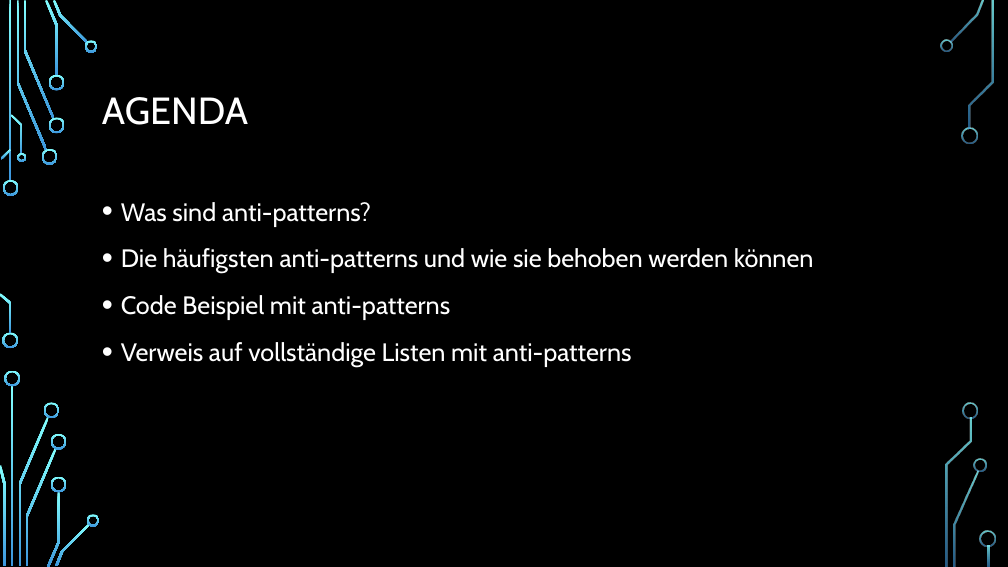
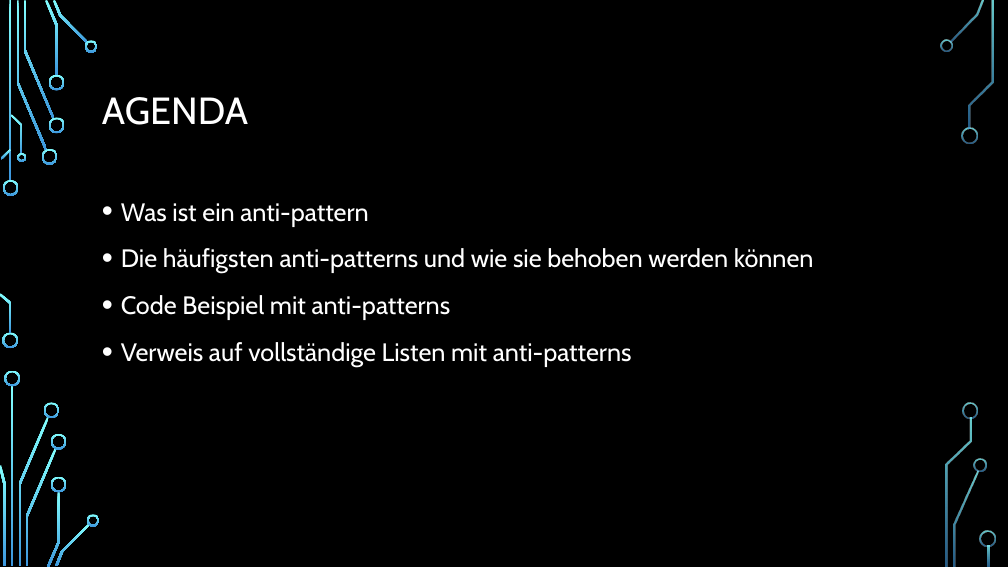
Before and after one commit to joshuaschu/E-Portfolio_Anti-Patterns, a slide deck: slide 2 of Anti-Patterns.pptx. Drawn at 1008x567 pixels with LibreOffice and Linux fonts; fonts in the diff are those of the drawing; background and template pictures are left out. Boxes give left, top, right and bottom in pixels: in the first picture for what was removed or moved away, otherwise in the second. Text is boxed around its words. In the diff, an @@ line names an element or a change of style, - is before the commit and + after.

```diff
--- a/Anti-Patterns.pptx
+++ b/Anti-Patterns.pptx
@@ text at (121,203,368,227): text changed @@
-• Was sind anti-patterns?
+• Was ist ein anti-pattern
```
Also in this commit, not shown: 4 other slides changed.
